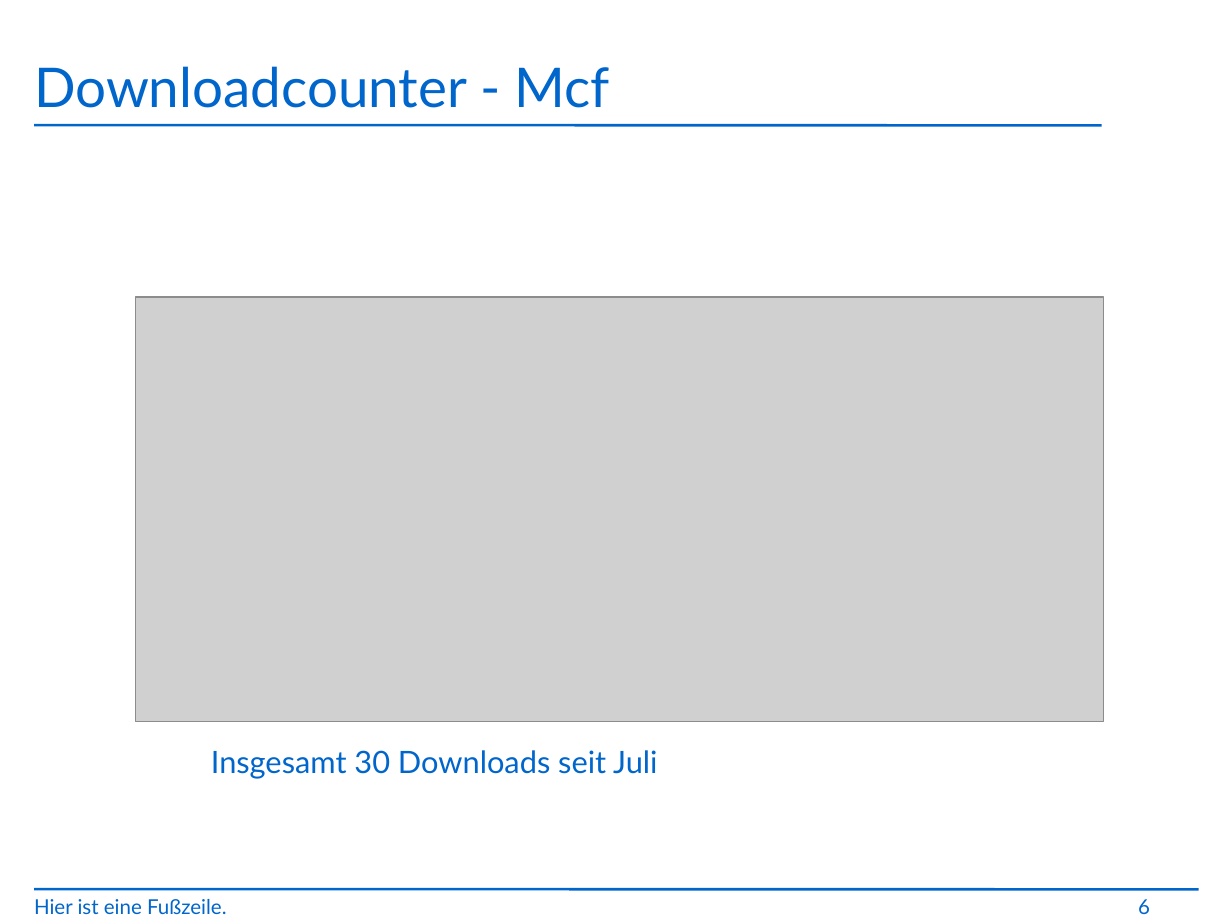
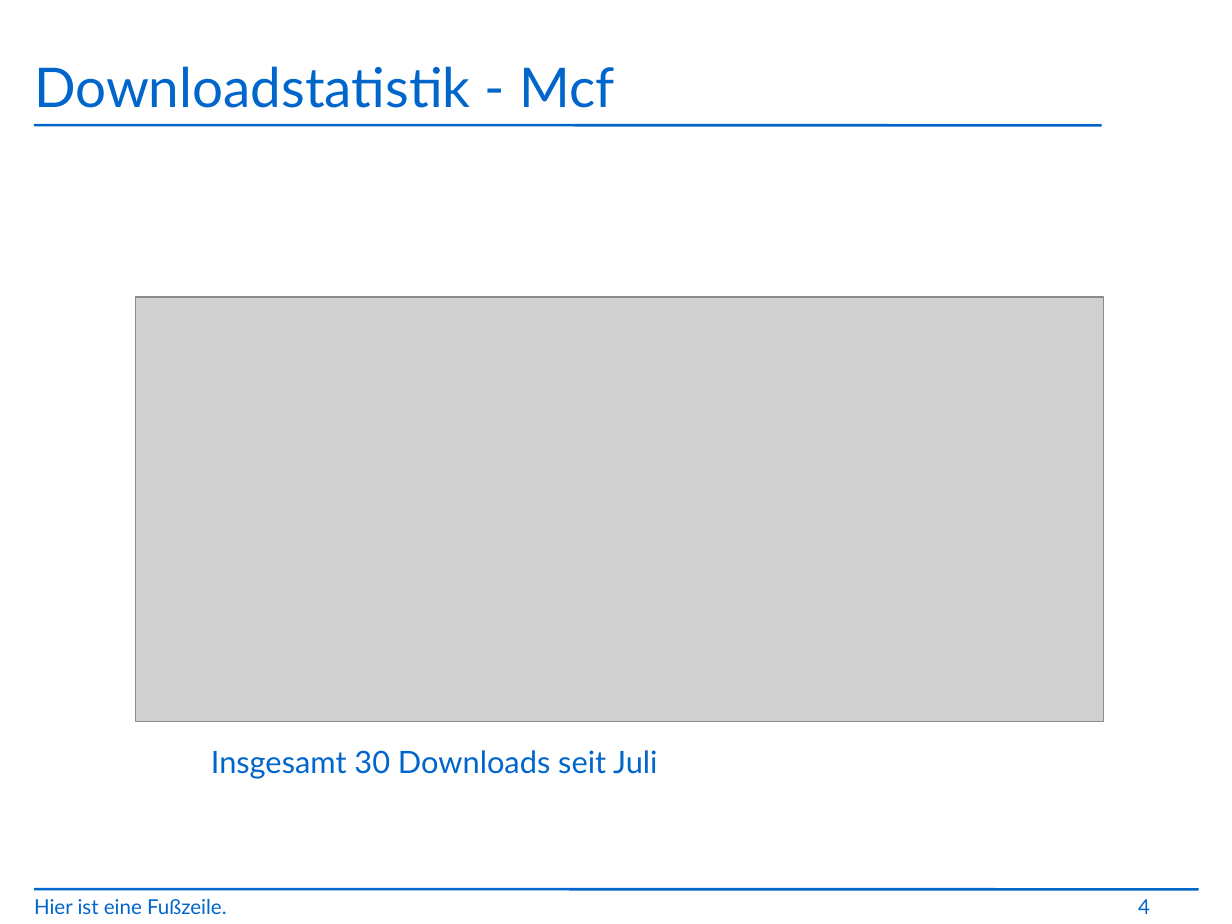
Before and after one commit to jbushe/presentations, a slide deck: slide 4 of presentation.odp (slide 6 before the commit). Drawn at 1232x924 pixels with LibreOffice and Linux fonts; fonts in the diff are those of the drawing; grey boxes stand for pictures; background and template pictures are left out. Boxes give left, top, right and bottom in pixels: in the first picture for what was removed or moved away, otherwise in the second. Text is boxed around its words. In the diff, an @@ line names an element or a change of style, - is before the commit and + after.

```diff
--- a/presentation.odp
+++ b/presentation.odp
@@ title at (x1=34, y1=66, x2=614, y2=108): text changed @@
-Downloadcounter - Mcf
+Downloadstatistik - Mcf
@@ page number at (x1=1138, y1=899, x2=1150, y2=914): text changed @@
-6
+4
```
Also in this commit, not shown: 2 other slides changed, 1 slide added, 6 slides removed.
